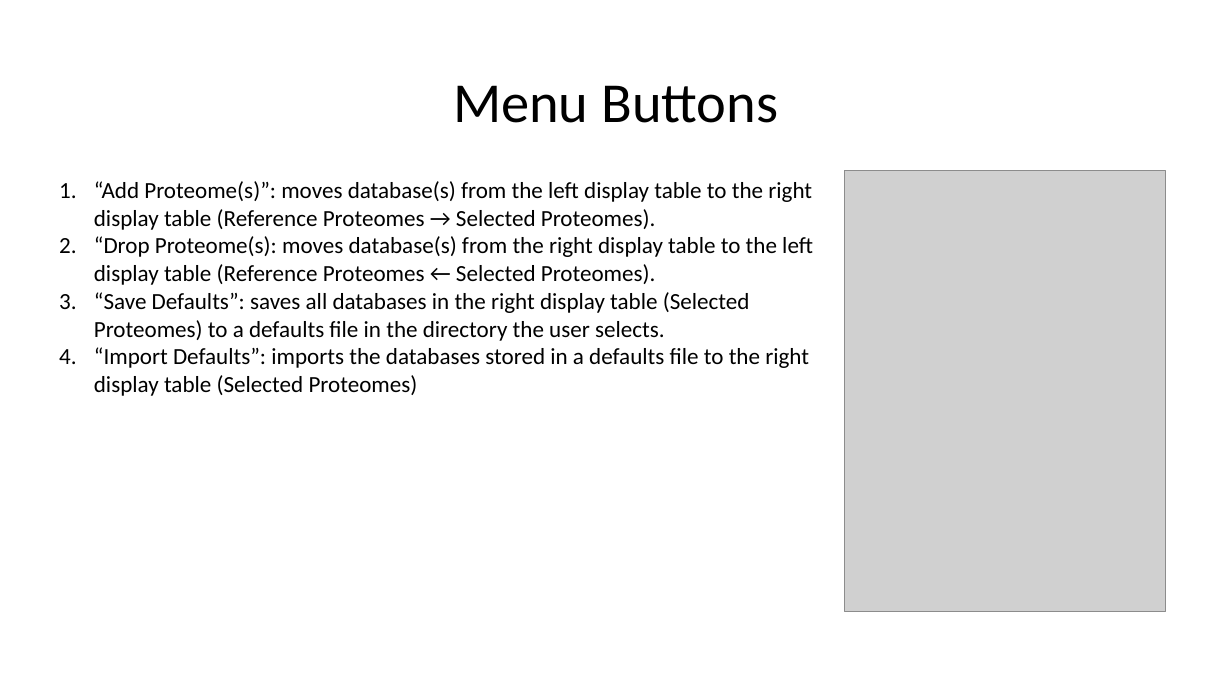
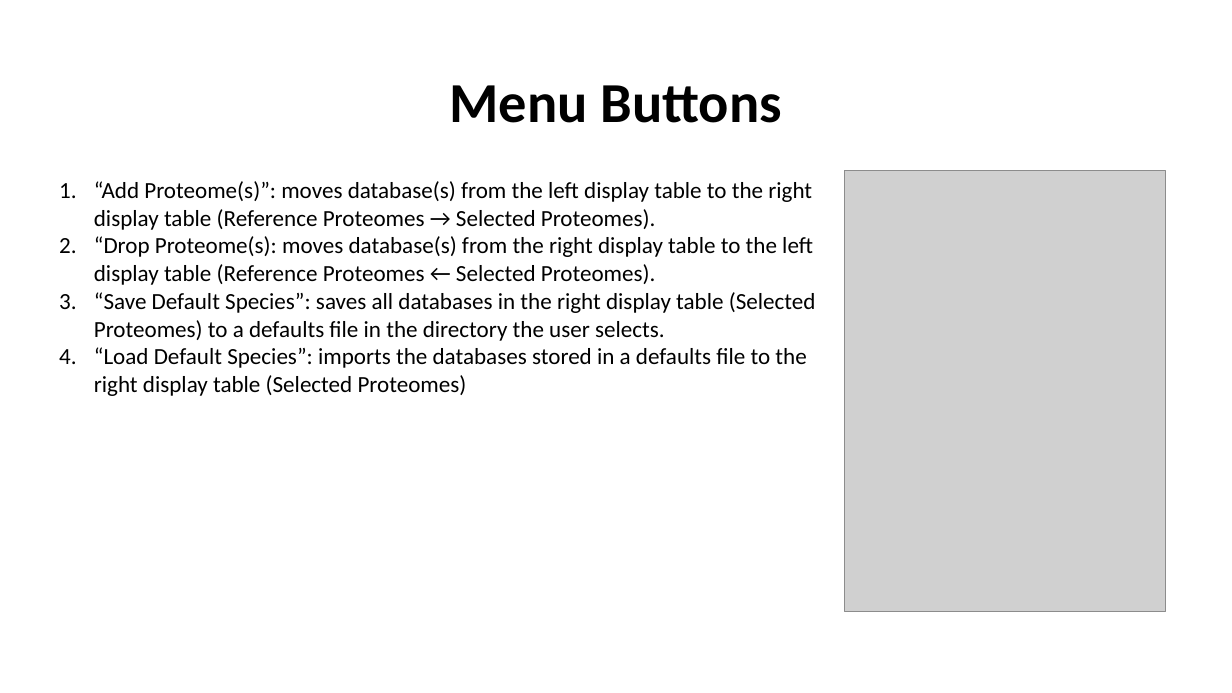
Before and after one commit to lily-liang12/Reference_Proteome_Manager, a slide deck: slide 11 of Reference_Proteome_Manager_UniProt/User_Guide_UniProt.pptx (slide 6 before the commit). Drawn at 1232x693 pixels with LibreOffice and Linux fonts; fonts in the diff are those of the drawing; grey boxes stand for pictures. Boxes give left, top, right and bottom in pixels: in the first picture for what was removed or moved away, otherwise in the second. Text is boxed around its words. In the diff, an @@ line names an element or a change of style, - is before the commit and + after.

```diff
--- a/Reference_Proteome_Manager_UniProt/User_Guide_UniProt.pptx
+++ b/Reference_Proteome_Manager_UniProt/User_Guide_UniProt.pptx
@@ title "Menu Buttons" at (449,85,781,123): bold on @@
@@ text at (94,292,816,396): text changed @@
-3. “Save Defaults”: saves all databases in the right display table (Selected Proteomes) to a defaults file in the directory the user selects.
-4. “Import Defaults”: imports the databases stored in a defaults file to the right display table (Selected Proteomes)
+3. “Save Default Species”: saves all databases in the right display table (Selected Proteomes) to a defaults file in the directory the user selects.
+4. “Load Default Species”: imports the databases stored in a defaults file to the right display table (Selected Proteomes)
```
Also in this commit, not shown: 7 other slides changed, 5 slides added, 2 other files.
